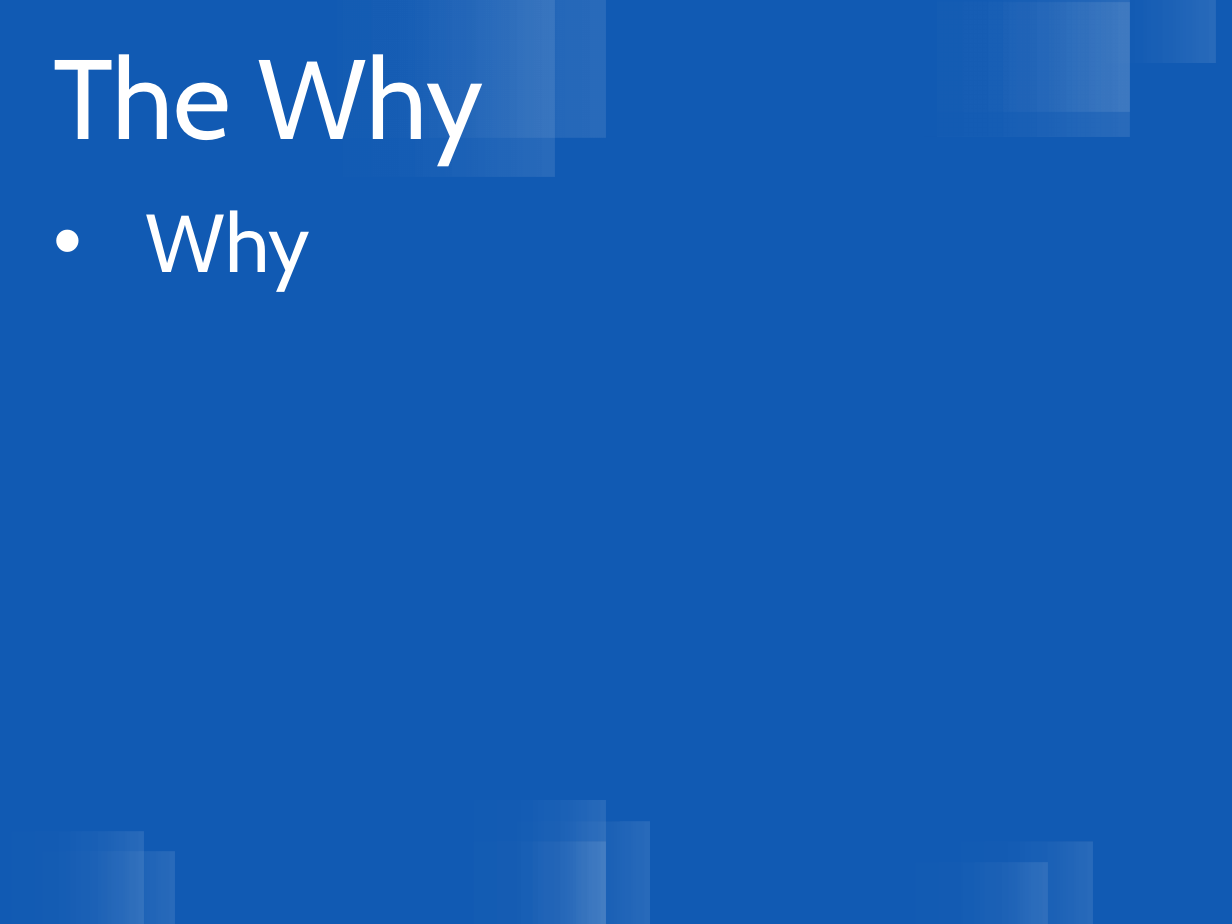
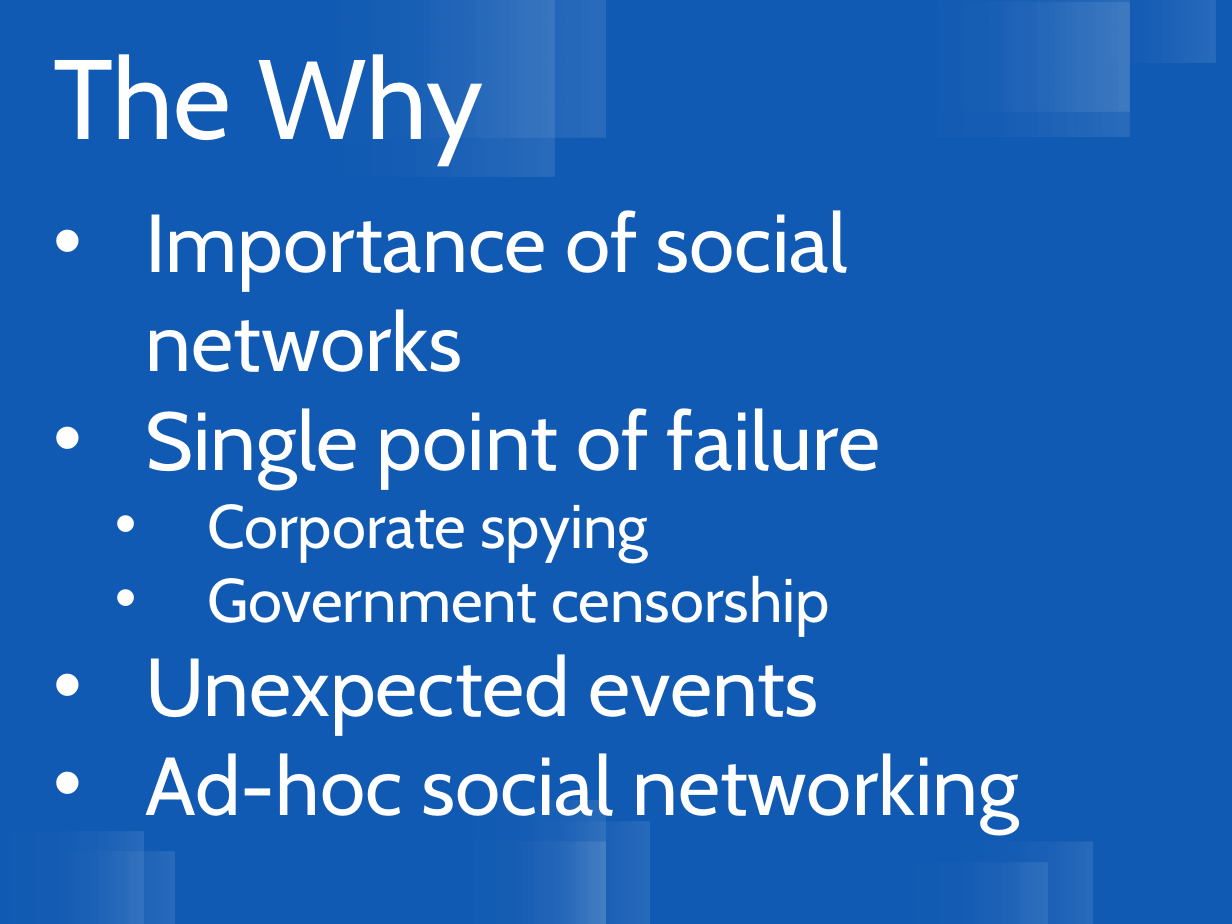
Before and after one commit to aknutas/TinyCircle, a slide deck: slide 3 of Presentations/codecampintro/g3a_ccintro.pptx. Drawn at 1232x924 pixels with LibreOffice and Linux fonts; fonts in the diff are those of the drawing. Boxes give left, top, right and bottom in pixels: in the first picture for what was removed or moved away, otherwise in the second. Text is boxed around its words. In the diff, an @@ line names an element or a change of style, - is before the commit and + after.

```diff
--- a/Presentations/codecampintro/g3a_ccintro.pptx
+++ b/Presentations/codecampintro/g3a_ccintro.pptx
@@ text removed at (146, 210, 311, 291) @@
-• Why
@@ text added at (146, 210, 1019, 833), 48 pt, text #FFFFFF @@
+• Importance of social networks
+• Single point of failure
+  • Corporate spying
+  • Government censorship
+• Unexpected events
+• Ad-hoc social networking
```
Also in this commit, not shown: 3 other slides changed, 2 slides added, 1 other file.
